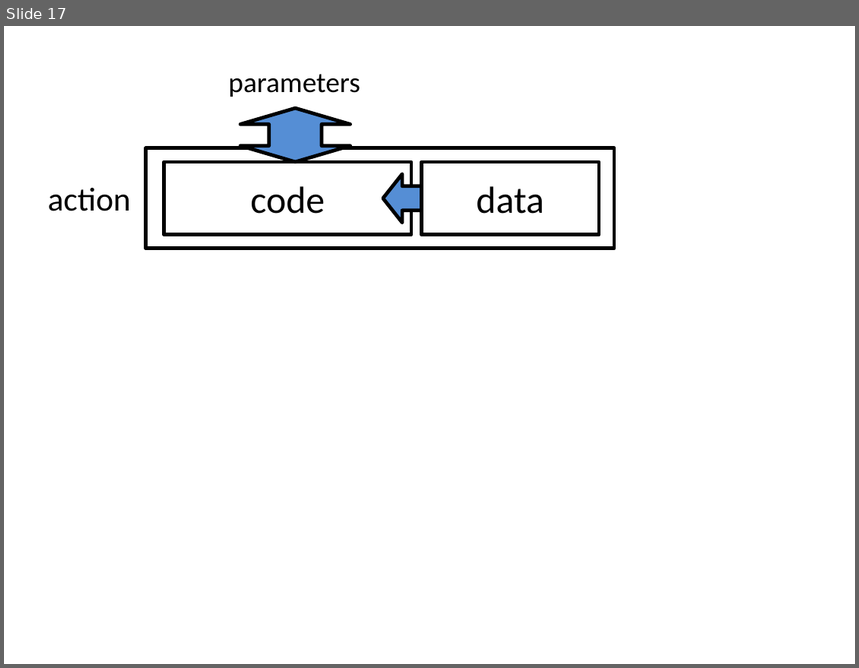
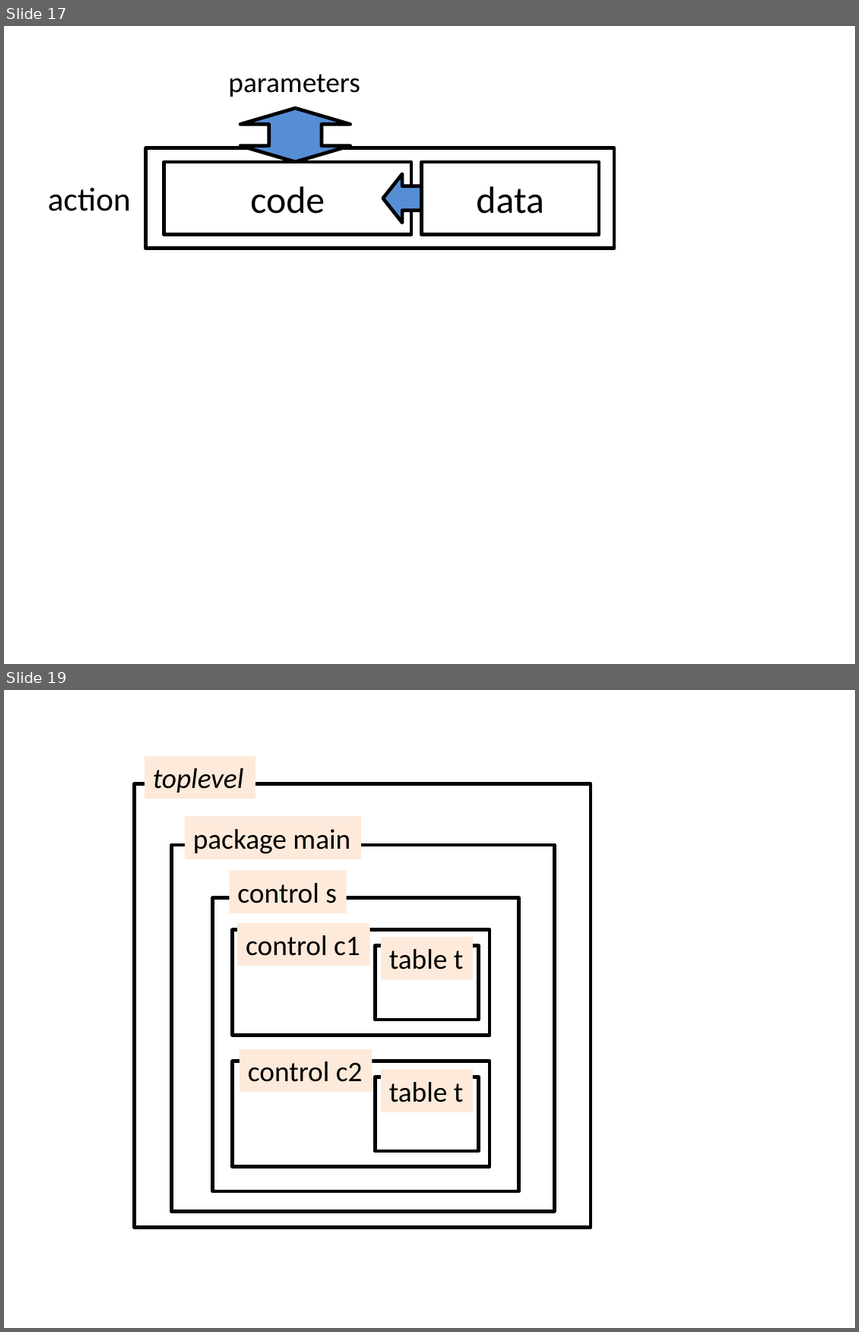
Before and after one commit to p4lang/p4-spec, a slide deck: v1.2/spec/P4v1.2-spec.pptx. Shown one above the other, each under a label of ours: slide 17 before the commit, slides 17 and 19 after it; the slides between them are not shown. The pictures are 859x668 and 859x1332 pixels, drawn with LibreOffice and Linux fonts; fonts in the diff are those of the drawing. Boxes give left, top, right and bottom in pixels: in the first picture for what was removed or moved away, otherwise in the second. Text is boxed around its words. In the diff, an @@ line names an element or a change of style, - is before the commit and + after.

```diff
--- a/v1.2/spec/P4v1.2-spec.pptx
+++ b/v1.2/spec/P4v1.2-spec.pptx
@@ slide 19 added at bbox=[4, 690, 855, 1328], background #FFFFFF @@
@@ rectangle added at bbox=[145, 755, 255, 798], fill #FDEADA, 24 pt, text #000000, italic @@
+toplevel
@@ rectangle added at bbox=[134, 784, 591, 1228], outline #000000 3 pt @@
@@ rectangle added at bbox=[184, 817, 360, 859], fill #FDEADA, 24 pt, text #000000 @@
+package main
@@ rectangle added at bbox=[172, 845, 555, 1212], outline #000000 3 pt @@
@@ rectangle added at bbox=[230, 870, 347, 913], fill #FDEADA, 24 pt, text #000000 @@
+control s
@@ rectangle added at bbox=[212, 897, 519, 1192], outline #000000 3 pt @@
@@ rectangle added at bbox=[233, 930, 490, 1036], outline #000000 3 pt @@
@@ rectangle added at bbox=[237, 923, 370, 966], fill #FDEADA, 24 pt, text #000000 @@
+control c1
@@ rectangle added at bbox=[381, 937, 473, 980], fill #FDEADA, 24 pt, text #000000 @@
+table t
@@ rectangle added at bbox=[375, 945, 479, 1019], outline #000000 3 pt @@
@@ rectangle added at bbox=[240, 1049, 373, 1092], fill #FDEADA, 24 pt, text #000000 @@
+control c2
@@ rectangle added at bbox=[233, 1061, 490, 1167], outline #000000 3 pt @@
@@ rectangle added at bbox=[381, 1070, 473, 1113], fill #FDEADA, 24 pt, text #000000 @@
+table t
@@ rectangle added at bbox=[375, 1078, 479, 1151], outline #000000 3 pt @@
```
Also in this commit, not shown: 1 other slide added, 1 slide removed, 1 other file.
